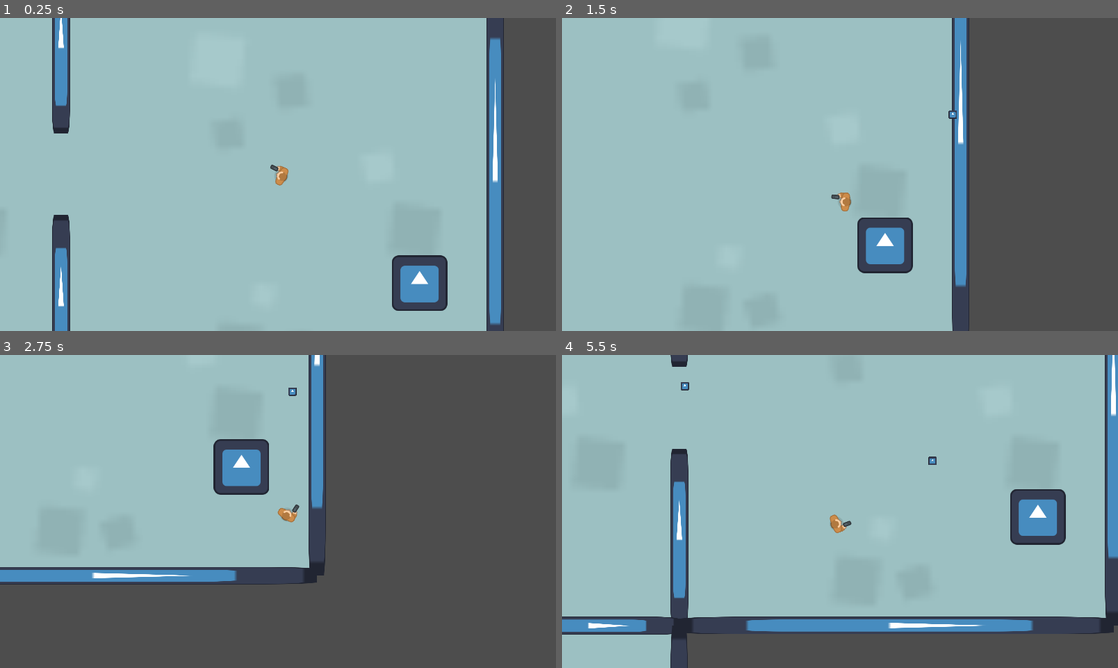
Above: before the commit, frames 1-4 (two rows, left to right).
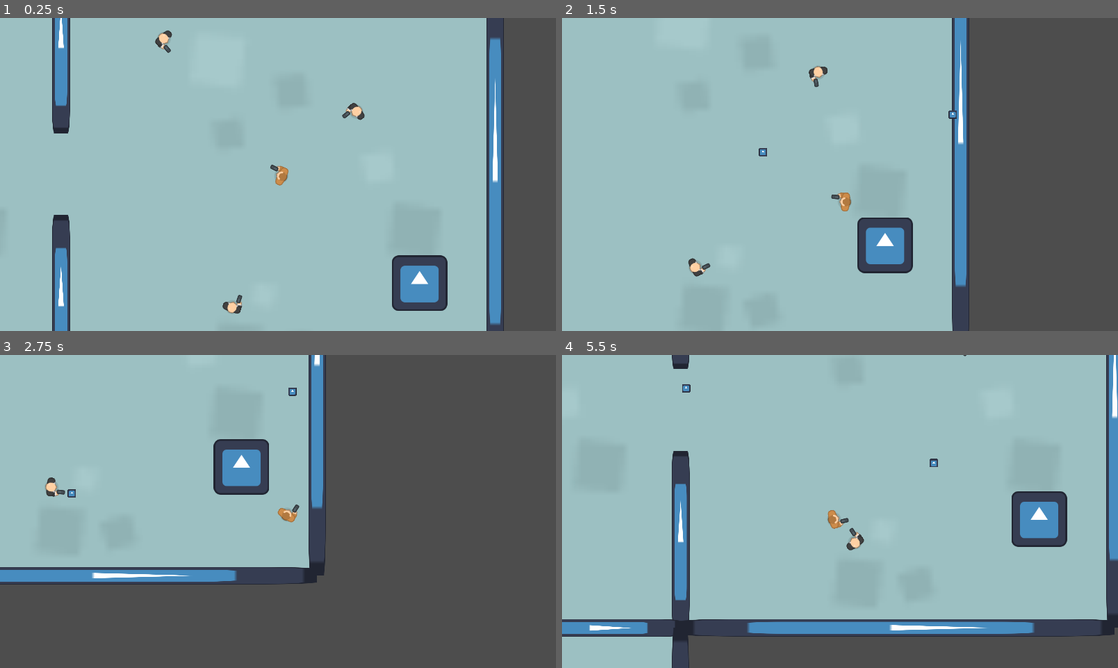
Above: after the commit, the same moments.

Repository: dmq262/Shadow-Stallion
Game: Godot game, scene res://scenes/main.tscn
Same seed, same stepped clock (60 frames per second), same inputs: the game is played once before the commit and once after it. The engine's default icon, where the game draws it, is replaced by a stand-in: a white triangle on a blue panel in a dark square. Sound files missing from this copy of the repository are replaced by a short silence.
Inputs (mouse positions are in pixels of both pictures, inside the frame that each line leads up to):
- Up to frame 1 (0.25 s): no input
- Up to frame 2 (1.5 s): move the mouse to (962, 158) at 0.52 s; hold D (move_right) 0.53-1.28 s; click (962, 158) at 0.6 s; move the mouse to (728, 190) at 1.27 s; hold S (move_down) from 1.28 s (still down); tap Shift (dash) at 1.35 s
- Up to frame 3 (2.75 s): click (166, 527) at 1.55 s; move the mouse to (333, 442) at 2.02 s; release S (move_down) at 2.03 s; hold D (move_right) from 2.03 s (still down); click (333, 442) at 2.1 s
- Up to frame 4 (5.5 s): move the mouse to (812, 574) at 2.77 s; release D (move_right) at 2.78 s; hold W (move_up) 2.78-3.53 s; click (812, 574) at 2.85 s; move the mouse to (1006, 558) at 3.52 s; hold A (move_left) 3.53-5.03 s; tap Shift (dash) at 3.6 s; click (1006, 558) at 3.8 s; move the mouse to (673, 464) at 4.27 s; click (673, 464) at 4.35 s; move the mouse to (867, 511) at 5.02 s; hold S (move_down) from 5.03 s (still down); click (867, 511) at 5.1 s

The runs differ from the first frame. In frame 1, 0.4% of the frame differs, in the area x 27-66%, y 4-95%; in frame 2, 0.3%; in frame 3, 0.2%; in frame 4, 5.2%, in the area x 0-100%, y 0-100%.

Commit message:
enemies in room, active only when player enters

Diff:
--- a/scenes/enemy_ranged.gd
+++ b/scenes/enemy_ranged.gd
@@ -3,21 +3,26 @@
 @export var bullet_scene: PackedScene
 
 const SPEED = 300.0
+var active = false
 var player
 var cooldown = 3
 var cooldown_progress = 3
 
 func _ready():
+	cooldown_progress = randf_range(0, cooldown)
+	active = false
 	player = get_tree().current_scene.get_node('player')
 	if player == null:
 		print('player not found')
 
 func _physics_process(delta):
-	if player == null:
+	#Do nothing if unable to find player, or not active
+	if player == null or (not active):
 		return
 
 	look_at(player.position)
 
+	#Shoot at player
 	if cooldown_progress <= 0:
 		shoot_bullet()
 		cooldown_progress = cooldown
@@ -25,6 +30,7 @@
 		cooldown_progress -= delta
 
 
+#Helper Function for shooting at player
 func shoot_bullet():
 	var bullet = bullet_scene.instantiate()
 	bullet.global_position = $gun_tip.global_position
--- a/scenes/room.gd
+++ b/scenes/room.gd
@@ -13,4 +13,6 @@
 
 func _on_body_entered(body):
 	if body.is_in_group("player"):
-		pass
+		for node in get_children():
+			if node.is_in_group('enemy'):
+				node.active = true
--- a/scenes/room_1.tscn
+++ b/scenes/room_1.tscn
@@ -1,7 +1,8 @@
-[gd_scene load_steps=4 format=3 uid="uid://ctojywrvgekv8"]
+[gd_scene load_steps=5 format=3 uid="uid://ctojywrvgekv8"]
 
 [ext_resource type="Script" path="res://scenes/room.gd" id="1_mlc48"]
 [ext_resource type="Texture2D" uid="uid://c55ju2fsp2bj2" path="res://art/kenny_top_down_shooter/PNG/Tiles/tile_07.png" id="2_3gj7r"]
+[ext_resource type="PackedScene" uid="uid://fyigbswlhc3n" path="res://scenes/enemy_ranged.tscn" id="3_mmfld"]
 
 [sub_resource type="RectangleShape2D" id="RectangleShape2D_47gnu"]
 size = Vector2(953, 950)
@@ -24,4 +25,13 @@
 [node name="bottom_right" type="Marker2D" parent="."]
 position = Vector2(500, 500)
 
+[node name="enemy_ranged" parent="." instance=ExtResource("3_mmfld")]
+position = Vector2(174, -139)
+
+[node name="enemy_ranged3" parent="." instance=ExtResource("3_mmfld")]
+position = Vector2(-257, -306)
+
+[node name="enemy_ranged2" parent="." instance=ExtResource("3_mmfld")]
+position = Vector2(-103, 297)
+
 [connection signal="body_entered" from="." to="." method="_on_body_entered"]
